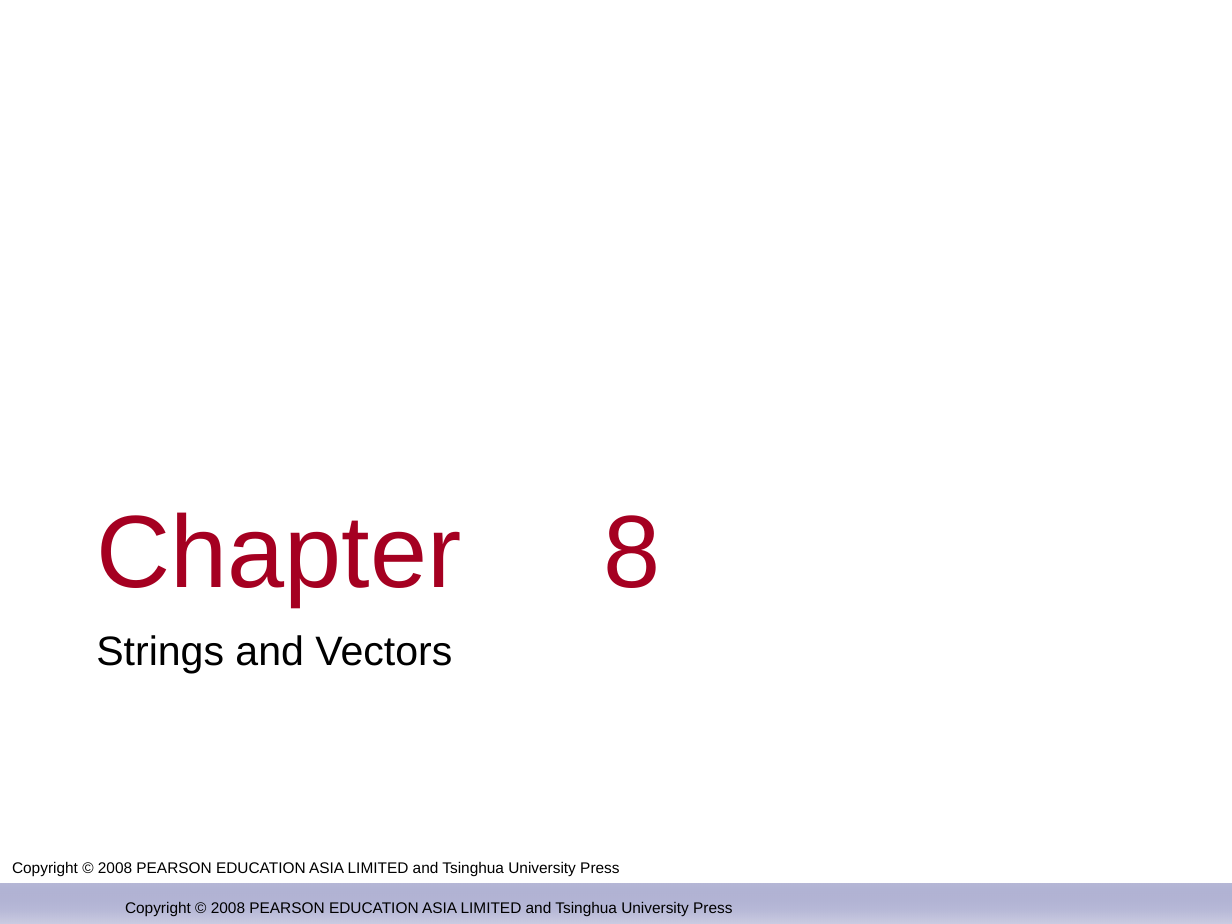
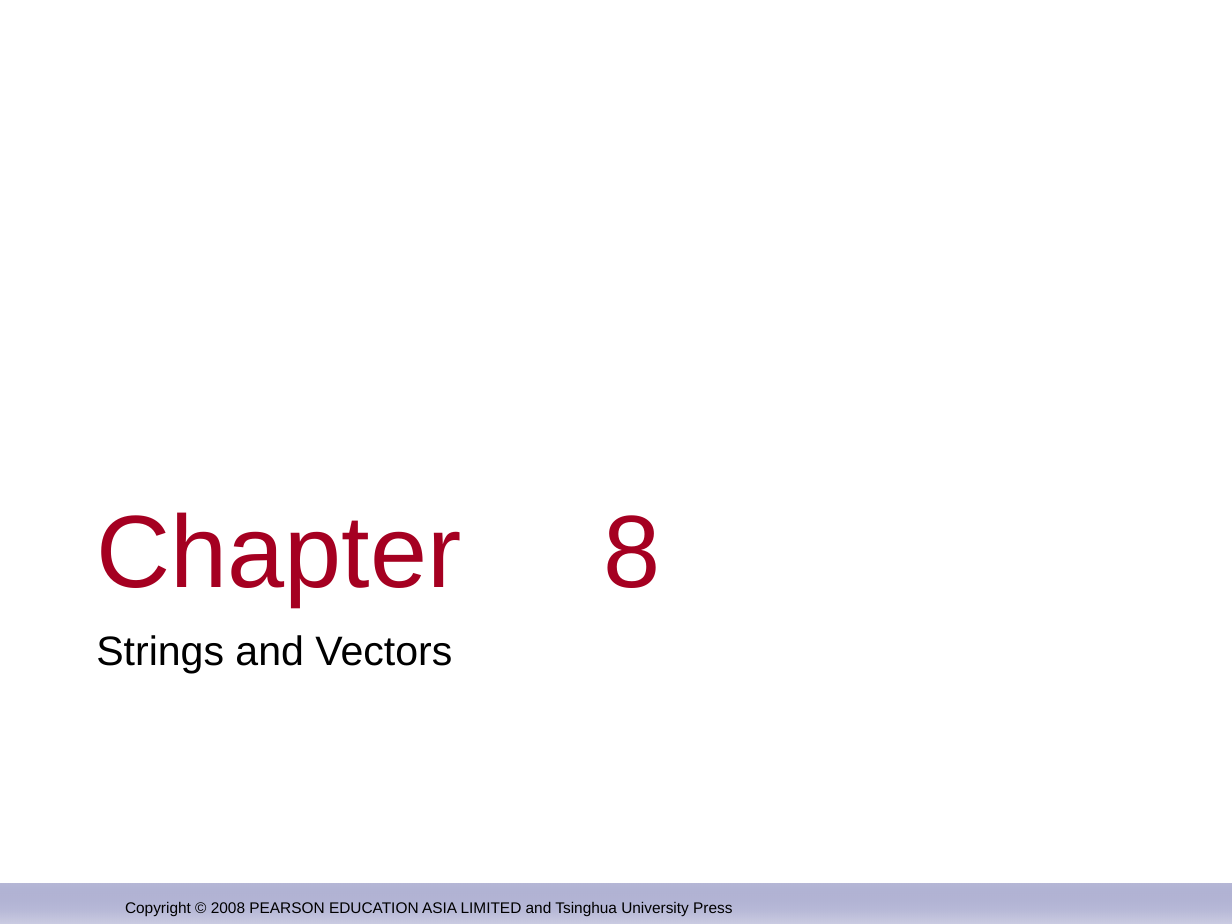
Before and after one commit to djuanbei/CPLUSPLUS, a slide deck: slide 1 of ppt/Chapter 8.ppt. Drawn at 1232x924 pixels with LibreOffice and Linux fonts; fonts in the diff are those of the drawing; background and template pictures are left out. Boxes give left, top, right and bottom in pixels: in the first picture for what was removed or moved away, otherwise in the second. Text is boxed around its words. In the diff, an @@ line names an element or a change of style, - is before the commit and + after.

```diff
--- a/ppt/Chapter 8.ppt
+++ b/ppt/Chapter 8.ppt
@@ text removed at (x1=12, y1=861, x2=619, y2=876) @@
-Copyright © 2008 PEARSON EDUCATION ASIA LIMITED and Tsinghua University Press
```
Also in this commit, not shown: 27 other slides changed, 3 other files.
